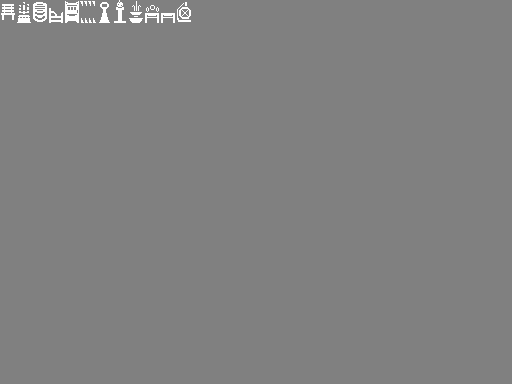
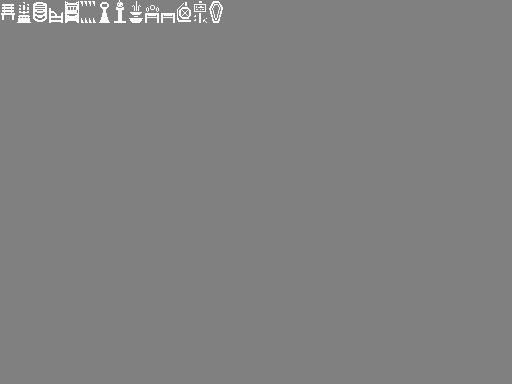
Two versions of the same layered image (512 x 384). Layer-by-layer changes:
painted on "Background" over (194, 1, 223, 23)
